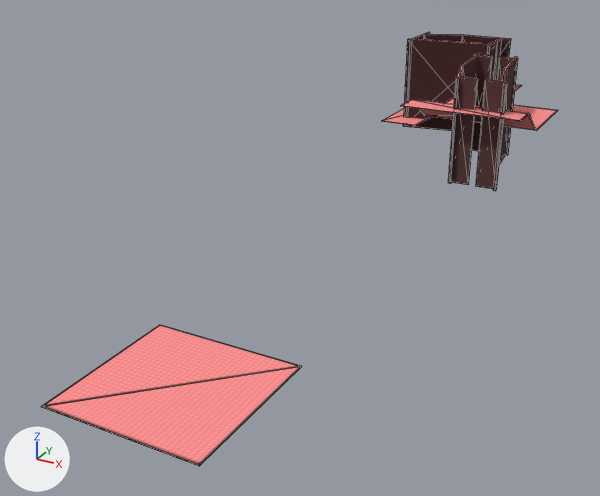
One commit to the OBJ model SA2LevelEditor/res/Models/Levels/CosmicWall/Killplanes.obj: the scene before it, then after it.
One viewpoint serves both versions: a 50 mm camera at (18194.0, -48553.0, 13268.0) aimed at (1345.0, -17917.0, -2050.0). The lights are fixed; the arrows at lower left show +X, +Y and +Z. Mesh edges are drawn as thin lines. Where no turn or scale is listed for an object, it has been applied to the vertices.

In view in the first picture: 'Killplanes'.
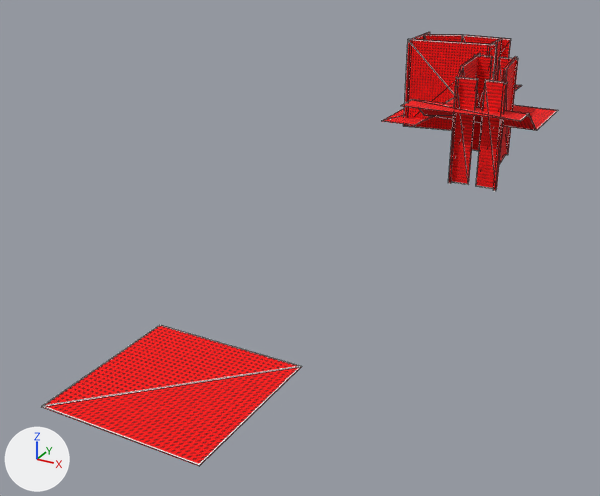
Edits to the bpy script that builds the scene:
```text
Add img_death_png:
    img_death_png = load_image('death.png', 'death.png', 256, 256, 'sRGB')
Change mat_none:
    mat_none.texture: img_deathsmooth_png -> img_death_png
Change me_killplanes:
    where me_killplanes.from_pydata(...)  # 152 vertices, 236 faces; spans x -1506.0..8954.0, y -33302.0..3607.0, z -1731.0..4675.0
    used by ob_killplanes; location = (0.0, 0.0, 0.0)
    me_killplanes part 1
    me_killplanes.vertices[1].co: (8954.0, -6963.0, 1850.0) -> (2954.0, -2376.0, 1850.0)  # pixel (536, 130) -> pixel (453, 97)
    me_killplanes.vertices[2].co: (2954.0, -2376.0, 1850.0) -> (8954.0, -6963.0, 1850.0)  # pixel (453, 97) -> pixel (536, 130)
    me_killplanes.vertices[9].co: (2954.0, -2376.0, 1820.0) -> (8954.0, -6963.0, 1820.0)  # pixel (453, 98) -> pixel (536, 130)
    me_killplanes.vertices[10].co: (8954.0, -6963.0, 1820.0) -> (2954.0, -2376.0, 1820.0)  # pixel (536, 130) -> pixel (453, 98)
    me_killplanes.vertices[17].co: (3556.0, -2393.0, 1651.0) -> (5363.0, 3607.0, 1651.0)  # not seen -> pixel (521, 85)
    me_killplanes.vertices[18].co: (5363.0, 3607.0, 1651.0) -> (3556.0, -2393.0, 1651.0)  # pixel (521, 85) -> not seen
    me_killplanes.vertices[141].co: (5363.0, 3607.0, 1621.0) -> (3556.0, -2393.0, 1621.0)  # pixel (521, 85) -> not seen
    me_killplanes.vertices[142].co: (3556.0, -2393.0, 1621.0) -> (5363.0, 3607.0, 1621.0)  # not seen -> pixel (521, 85)
    me_killplanes part 2
    me_killplanes.vertices[57].co: (576.0, -33302.0, -1701.0) -> (6576.0, -27302.0, -1701.0)  # pixel (41, 406) -> pixel (301, 366)
    me_killplanes.vertices[58].co: (6576.0, -27302.0, -1701.0) -> (576.0, -33302.0, -1701.0)  # pixel (301, 366) -> pixel (41, 406)
    me_killplanes.vertices[149].co: (6576.0, -27302.0, -1731.0) -> (576.0, -33302.0, -1731.0)  # pixel (301, 366) -> pixel (41, 407)
    me_killplanes.vertices[150].co: (576.0, -33302.0, -1731.0) -> (6576.0, -27302.0, -1731.0)  # pixel (41, 407) -> pixel (301, 366)
    me_killplanes part 3: 128 kept faces spanning x -1506.0..8954.0, y -10531.0..3607.0, z -677.0..4675.0 get new texture (UV) coordinates
```

Changed parts and their boxes [x1, y1, x2, y2] in the pictures (600 x 496 px; the box of a moved part takes in the faces that stretch with it):
'Killplanes', surface changed, reshaped (pink to red): [41, 32, 558, 466] in both
part 1 of me_killplanes, moved or reshaped: [415, 85, 558, 131] in both
part 2 of me_killplanes, moved or reshaped: [41, 325, 302, 466] in both
part 3 of me_killplanes, surface changed (brown to red): [383, 33, 529, 191] in both
